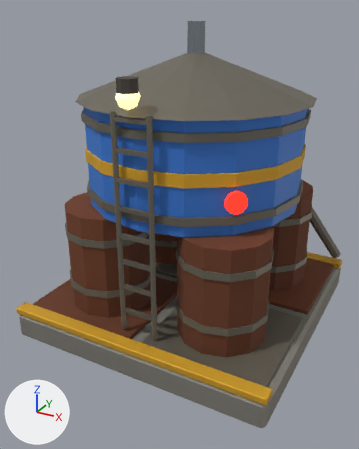
The glTF model public/models/grenier.glb, before and after one commit.
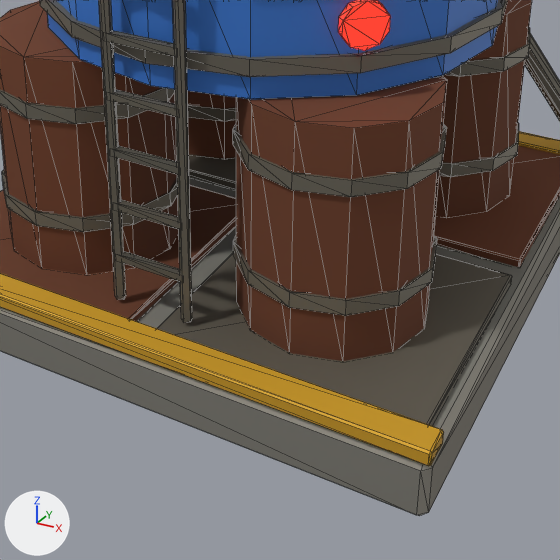
Each version appears first whole from a camera (50 mm lens) standing at (1.555, -3.053, 2.236) and looking at (-0.035, -0.162, 0.791), and next in a close-up on the part from 19% to 91% of the width and 43% to 100% of the height. Lighting does not change. The marker at lower left points along +X, +Y and +Z. The older version's two pictures come first. The close-ups show mesh edges as thin lines.

Names of what the first close-up shows: 'grenier'.
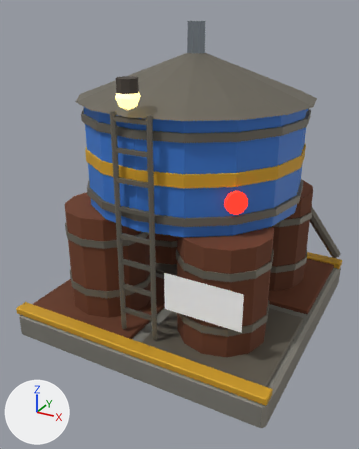
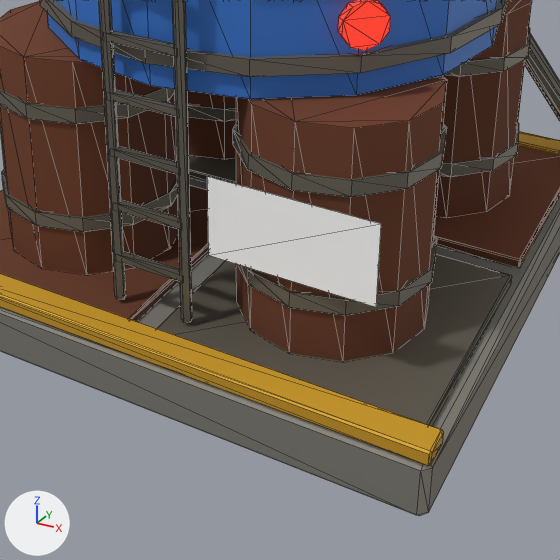
Location of each change, (x1, y1, x2, y2) in pixels of the close-ups (560 x 560 px):
'tag_0', added
    after: (207, 176, 381, 307)

Edits to the bpy script that builds the scene:
```text
Add mat_tag:
    mat_tag = principled_material('tag')
    mat_tag.base_color = (1.0, 1.0, 1.0)  # white #ffffff
    mat_tag.roughness = 0.8
Add me_plane:
    me_plane.from_pydata([(-0.26, 0.0, -0.13), (0.26, 0.0, -0.13), (-0.26, 0.0, 0.13), (0.26, 0.0, 0.13)], [], [(0, 1, 3), (0, 3, 2)])
    me_plane.materials.append(mat_tag)  # white #ffffff
Add ob_tag_0:
    ob_tag_0 = bpy.data.objects.new('tag_0', me_plane)
    ob_tag_0.location = (0.45, -0.765, 0.62)
```
